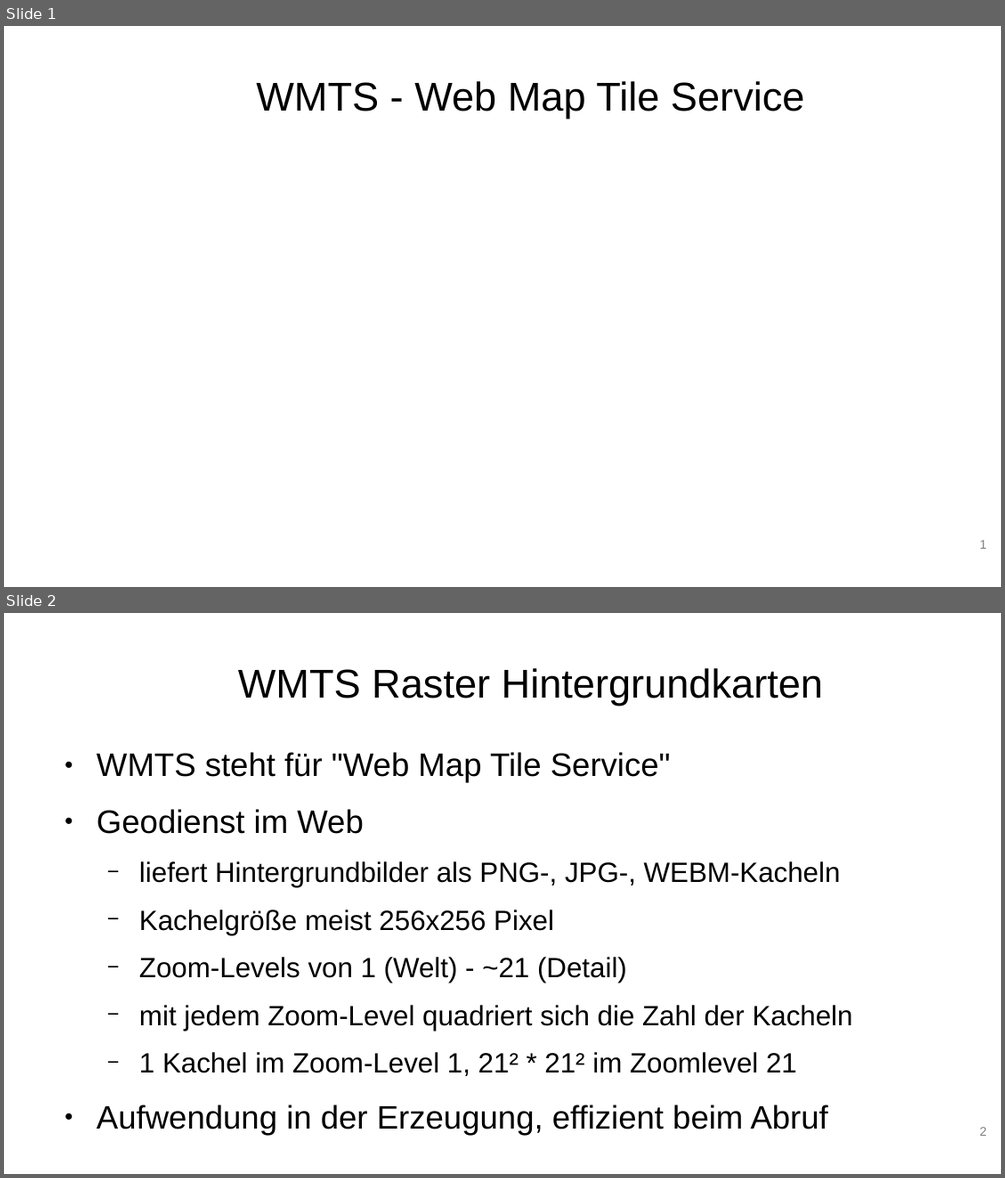
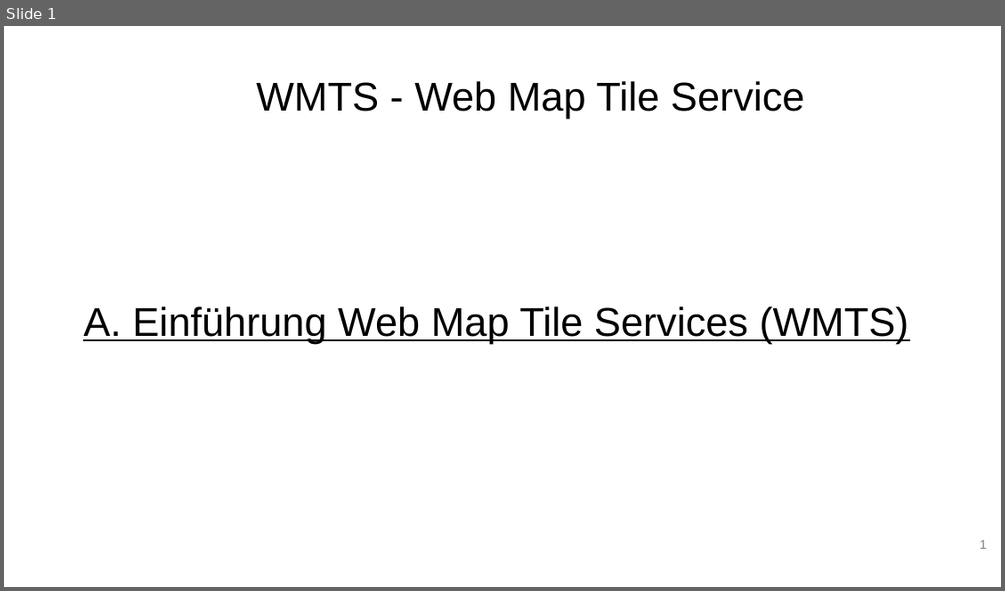
Before and after one commit to webmapping-oer/wmts, a slide deck: material/slides.odp. Shown one above the other, each under a label of ours: slides 1 and 2 before the commit, slide 1 after it. The pictures are 1005x1178 and 1005x591 pixels, drawn with LibreOffice and Linux fonts; fonts in the diff are those of the drawing; background and template pictures are left out. Boxes give left, top, right and bottom in pixels: in the first picture for what was removed or moved away, otherwise in the second. Text is boxed around its words. In the diff, an @@ line names an element or a change of style, - is before the commit and + after.

```diff
--- a/material/slides.odp
+++ b/material/slides.odp
@@ slide 2 removed at box(4, 613, 1001, 1174), background #FFFFFF @@
@@ title removed at box(238, 668, 823, 706) @@
-WMTS Raster Hintergrundkarten
@@ text removed at box(97, 752, 853, 1135) @@
-● WMTS steht für "Web Map Tile Service"
-● Geodienst im Web
-  − liefert Hintergrundbilder als PNG-, JPG-, WEBM-Kacheln
-  − Kachelgröße meist 256x256 Pixel
-  − Zoom-Levels von 1 (Welt) - ~21 (Detail)
-  − mit jedem Zoom-Level quadriert sich die Zahl der Kacheln
-  − 1 Kachel im Zoom-Level 1, 21² * 21² im Zoomlevel 21
-● Aufwendung in der Erzeugung, effizient beim Abruf
@@ page number removed at box(979, 1127, 987, 1135) @@
-2
@@ slide 1 changed as well @@
@@ subtitle added at box(83, 306, 909, 343), 32 pt, text #000000, underline @@
+A. Einführung Web Map Tile Services (WMTS)
```
Also in this commit, not shown: 3 other slides changed, 4 slides added.
